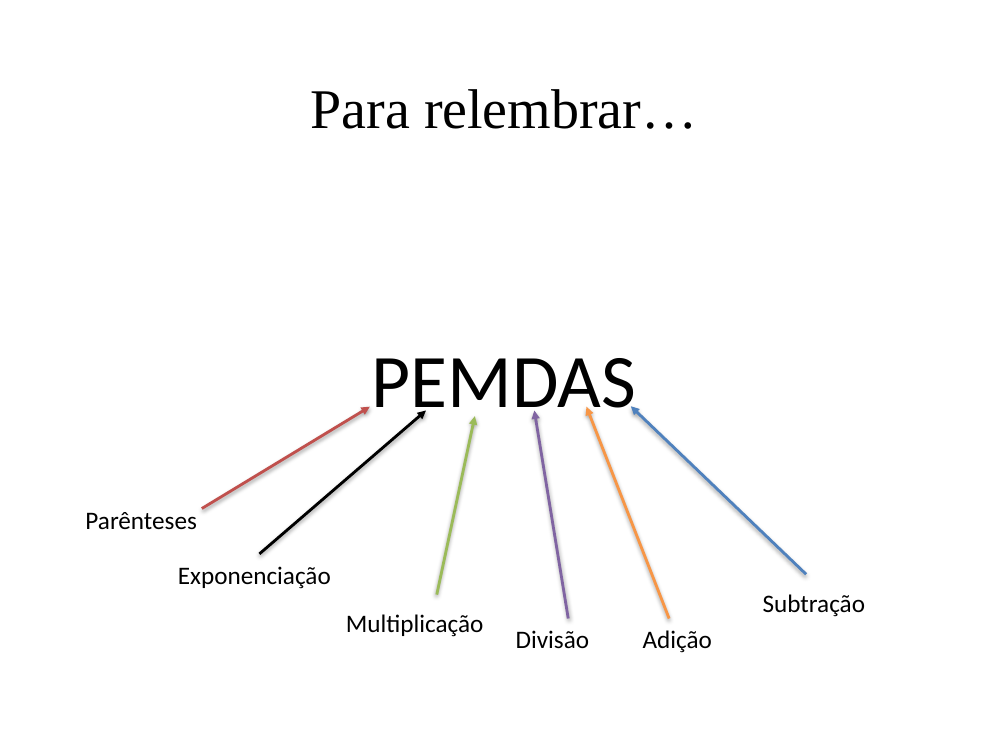
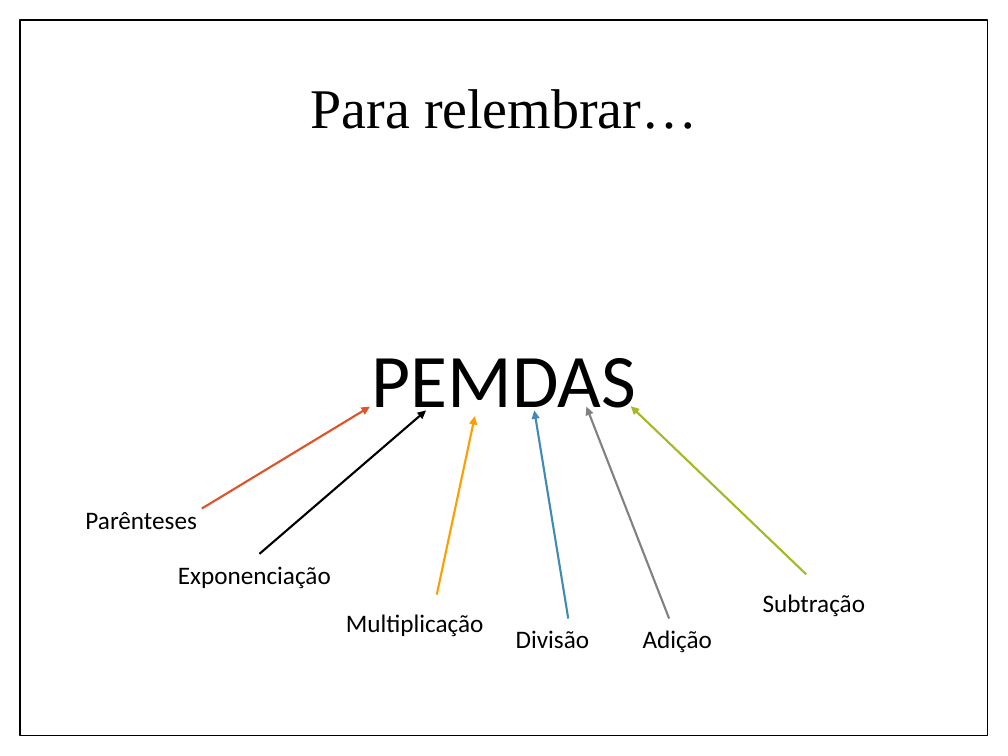
Before and after one commit to IgorSantos1996/MathwithPython, a slide deck: slide 9 of MatematicaPython.pptx. Drawn at 1008x756 pixels with LibreOffice and Linux fonts; fonts in the diff are those of the drawing. Boxes give left, top, right and bottom in pixels: in the first picture for what was removed or moved away, otherwise in the second. Text is boxed around its words. In the diff, an @@ line names an element or a change of style, - is before the commit and + after.

```diff
--- a/MatematicaPython.pptx
+++ b/MatematicaPython.pptx
@@ rectangle added at bbox=[20, 20, 988, 736], fill #FFFFFF, outline #000000 1 pt @@
@@ arrow (202, 509) - (370, 407): stroke #C0504D 2 pt to #DF5327 1.5 pt @@
@@ arrow (259, 554) - (426, 410): stroke #000000 2 pt to #000000 1.5 pt @@
@@ arrow (436, 595) - (475, 416): stroke #9BBB59 2 pt to #FE9E00 1.5 pt @@
@@ arrow (569, 619) - (534, 410): stroke #8064A2 2 pt to #418AB3 1.5 pt @@
@@ arrow (669, 619) - (587, 407): stroke #F79646 2 pt to #818183 1.5 pt @@
@@ arrow (806, 575) - (631, 406): stroke #4F81BD 2 pt to #A6B727 1.5 pt @@
```
Also in this commit, not shown: 9 other slides changed, 5 slides added, 1 other file.
